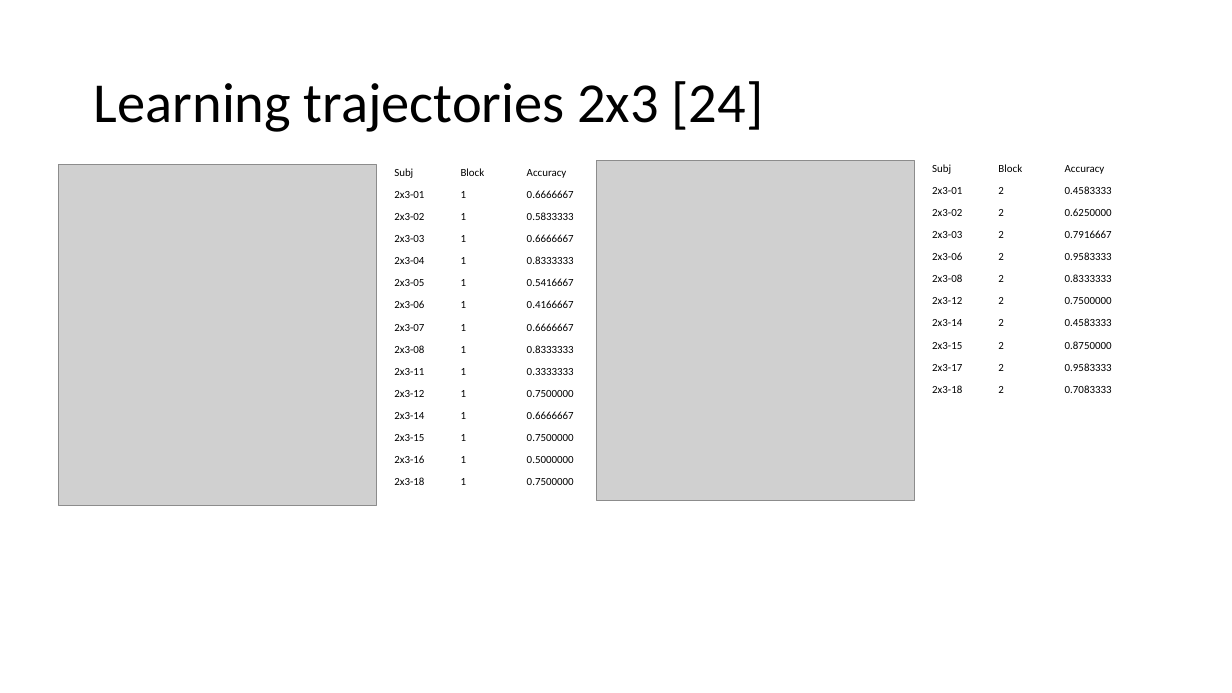
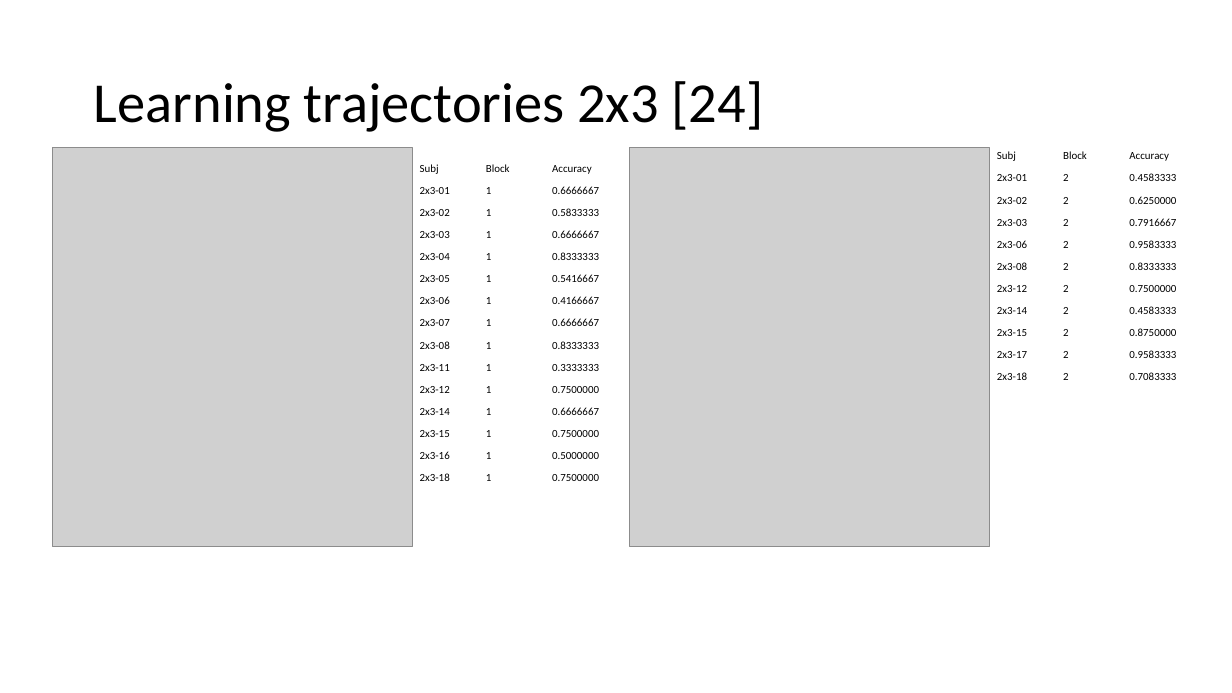
Before and after one commit to pathalle/mri_task_analysis, a slide deck: slide 7 of data/piloting/piloting_kloten/overview_kloten.pptx. Drawn at 1232x693 pixels with LibreOffice and Linux fonts; fonts in the diff are those of the drawing; grey boxes stand for pictures. Boxes give left, top, right and bottom in pixels: in the first picture for what was removed or moved away, otherwise in the second. Text is boxed around its words. In the diff, an @@ line names an element or a change of style, - is before the commit and + after.

```diff
--- a/data/piloting/piloting_kloten/overview_kloten.pptx
+++ b/data/piloting/piloting_kloten/overview_kloten.pptx
@@ picture: place and size @@
-picture at [59,165,377,505]
+picture at [52,148,412,547]
@@ picture: place and size @@
-picture at [597,161,915,501]
+picture at [629,148,990,547]
@@ table: place and size @@
-table at [925,161,1125,405]
+table at [990,149,1189,393]
@@ table: place and size @@
-table at [387,165,587,496]
+table at [413,161,613,493]
```
Also in this commit, not shown: 3 other slides changed, 14 other files.
